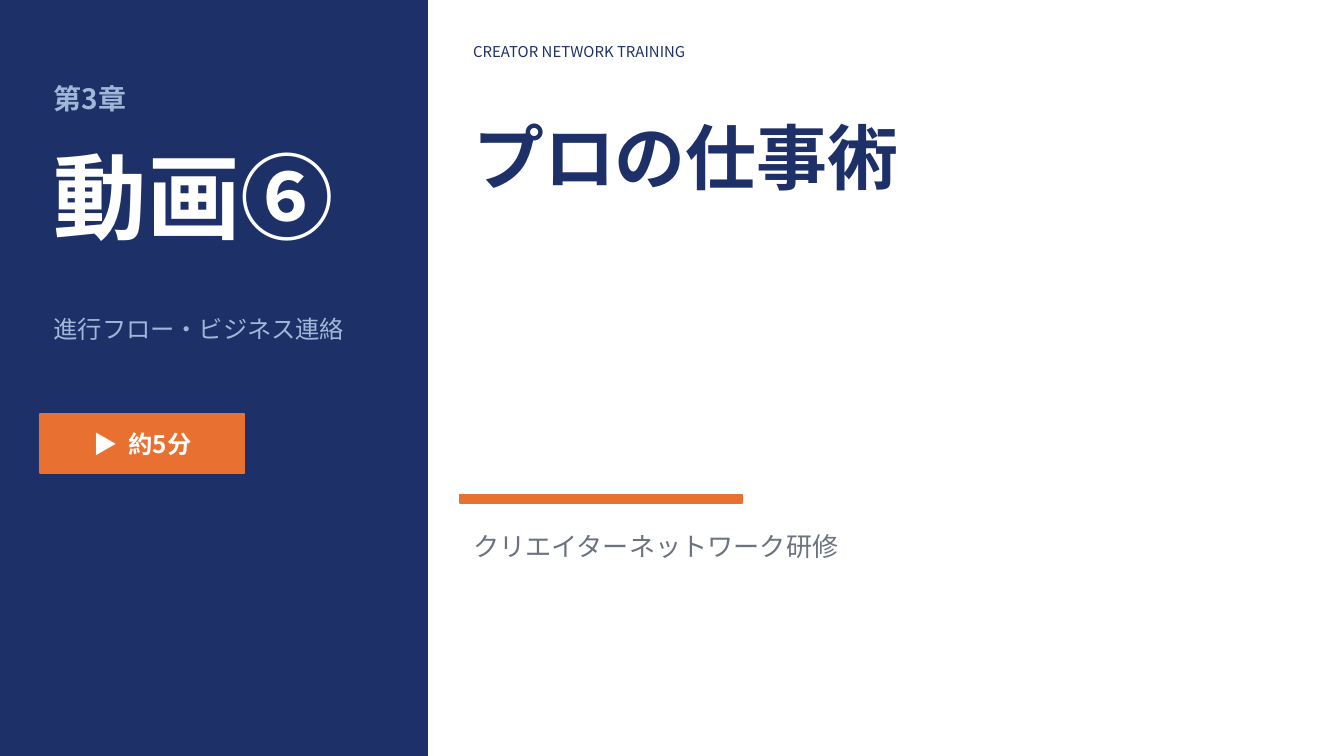
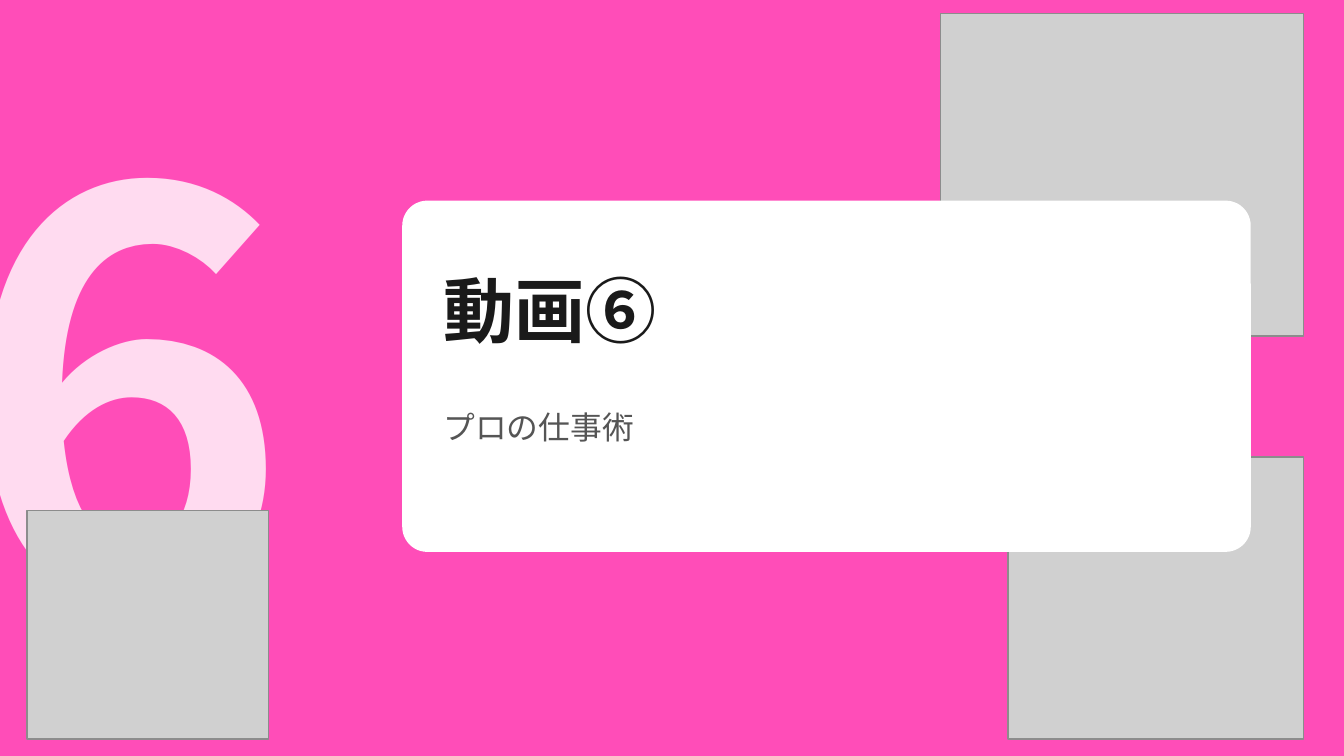
Before and after one commit to nagasawakai-eng/torihada-pptx-editor, a slide deck: slide 32 of TORIHADA_第3週_研修資料.pptx. Drawn at 1344x756 pixels with LibreOffice and Linux fonts; fonts in the diff are those of the drawing; grey boxes stand for pictures. Boxes give left, top, right and bottom in pixels: in the first picture for what was removed or moved away, otherwise in the second. Text is boxed around its words. In the diff, an @@ line names an element or a change of style, - is before the commit and + after.

```diff
--- a/TORIHADA_第3週_研修資料.pptx
+++ b/TORIHADA_第3週_研修資料.pptx
@@ background #FFFFFF to #FF4DB8 @@
@@ rectangle removed at (0, 0, 427, 755) @@
@@ picture added at (941, 13, 1304, 336) @@
@@ text added at (0, 32, 290, 735), 300 pt, text #FFFFFF at 80% opacity, bold @@
+6
@@ text removed at (473, 46, 685, 57) @@
-CREATOR NETWORK TRAINING
@@ text removed at (54, 85, 126, 112) @@
-第3章
@@ rounded rectangle added at (403, 202, 1250, 551), fill #FFFFFF, outline #FFFFFF 1 pt @@
@@ text "動画⑥": place and size @@
-text "動画⑥" at (54, 152, 334, 241)
+text "動画⑥" at (443, 276, 656, 344)
@@ text "動画⑥" at (443, 276, 656, 344): size 50 to 38 pt, text colour #FFFFFF to #1A1A1A @@
@@ text removed at (54, 317, 345, 340) @@
-進行フロー・ビジネス連絡
@@ text "プロの仕事術": place and size @@
-text "プロの仕事術" at (473, 123, 899, 191)
+text "プロの仕事術" at (443, 412, 634, 442)
@@ text "プロの仕事術" at (443, 412, 634, 442): size 38 to 17 pt, text colour #1E3068 to #555555, bold off; line spacing 1.18 to 1; vertical alignment top to middle @@
@@ rectangle removed at (40, 414, 245, 473) @@
@@ text removed at (129, 432, 192, 455) @@
-▶ 約5分
@@ picture added at (1008, 457, 1304, 739) @@
@@ rectangle removed at (460, 495, 742, 504) @@
@@ picture added at (27, 511, 269, 739) @@
@@ text removed at (473, 534, 838, 558) @@
-クリエイターネットワーク研修
```
Also in this commit, not shown: 36 other slides changed.
